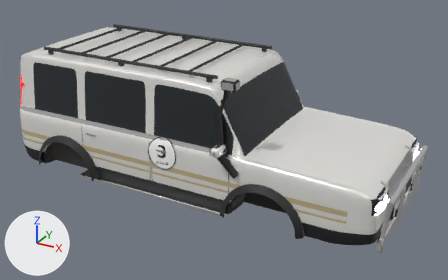
A saved change to the FBX model assets/cars/NajdiGXR/SM_NajdiGXR_Body.fbx.
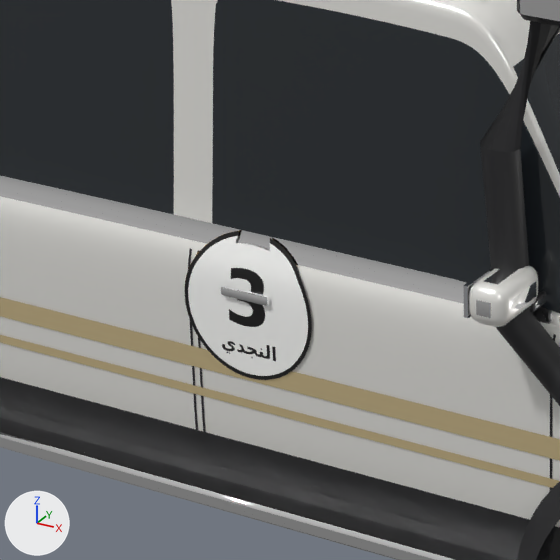
Each version appears first whole from a camera (50 mm lens) standing at (3.98, -6.52, 4.13) and looking at (0.4, -0.01, 0.87), and next in a close-up on the part from 24% to 51% of the width and 31% to 75% of the height. Every picture has the same lights, and +X, +Y and +Z are marked at lower left. The older version's two pictures come first. Vertices at exactly the same position are counted once.

Objects in the first close-up: 'SM_NajdiGXR_Body'.
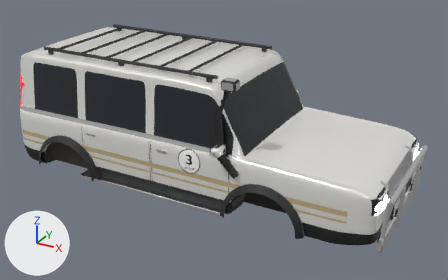
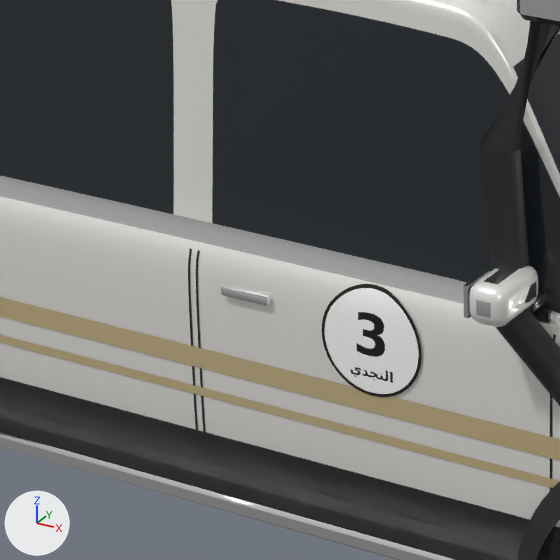
Pixel boxes (x1, y1, x2, y2) of what changed, in the close-ups (560 x 560 px; the box of a moved part takes in the faces that stretch with it):
part 1 of me_sm_najdigxr_body, moved or reshaped: before (185, 231, 312, 380); after (222, 284, 421, 397)
part 2 of me_sm_najdigxr_body, surface changed: before (186, 243, 312, 369); after (322, 298, 421, 392)

What changed in the scene script:
```text
Change me_sm_najdigxr_body:
    used by ob_sm_najdigxr_body; location = (0.0, 0.0, 0.0)
    remove me_sm_najdigxr_body.from_pydata(...)  # 39274 vertices, 38454 faces; spans x -2.59..2.84, y -1.16..1.16, z 0.36..2.04
    add me_sm_najdigxr_body.from_pydata(...)  # 39280 vertices, 38462 faces; spans x -2.59..2.84, y -1.16..1.16, z 0.36..2.04
    me_sm_najdigxr_body part 1: 120 vertices moved from x -0.1..0.3, y -1.0..-0.95, z 0.8..1.19 to x 0.03..0.63, y -1.0..-0.97, z 0.84..1.14; 52 vertices removed from x -0.1..0.24, y -1.0..-0.95, z 0.8..1.2; 55 vertices added at x 0.34..0.63, y -1.0..-0.97, z 0.84..1.14
    me_sm_najdigxr_body part 2: 83 kept faces spanning x 0.33..0.63, y -1.0..1.0, z 0.84..1.12 get new texture (UV) coordinates
    other edits to the shape of me_sm_najdigxr_body do not show in these pictures
```
